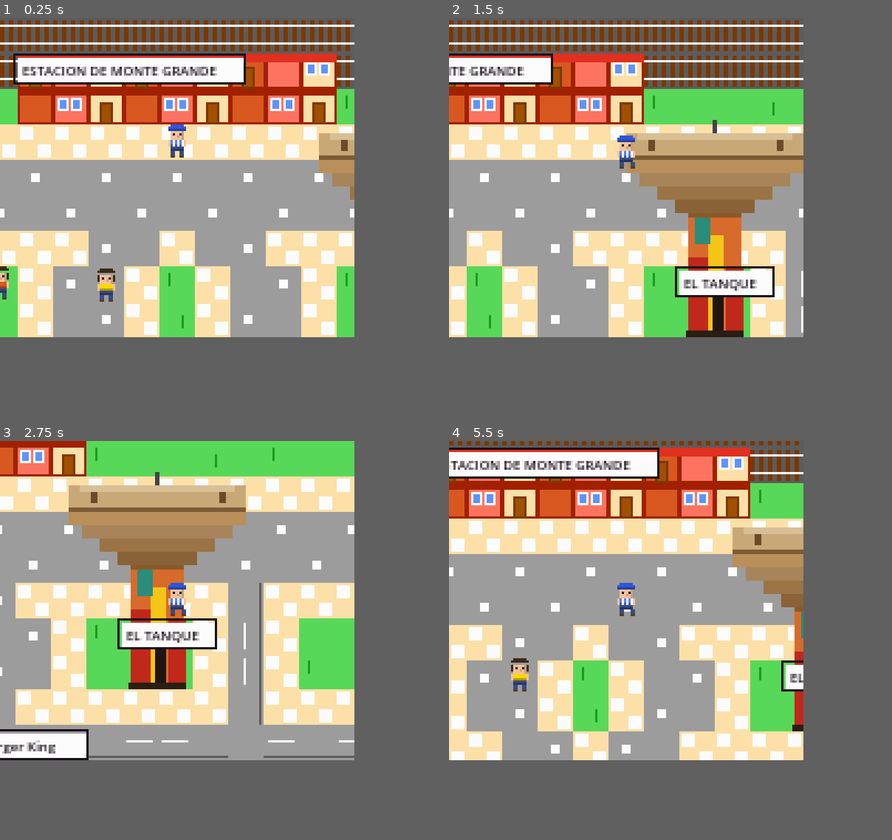
Above: before the commit, frames 1-4 (two rows, left to right).
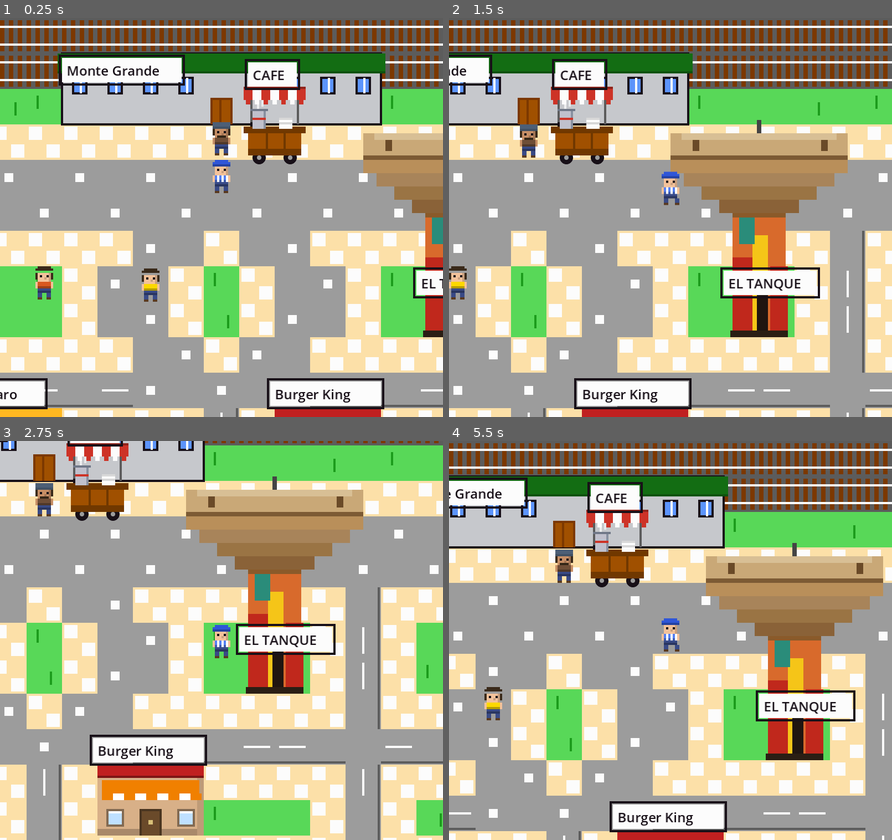
Above: after the commit, the same moments.

Repository: katastudio/TinyMont
Game: Godot game, scene res://scenes/main.tscn
The game is run twice, just before and just after one commit, with the same random seed, the same clock (stepped at 60 frames per second) and the same inputs.
Inputs:
- Up to frame 1 (0.25 s): no input
- Up to frame 2 (1.5 s): tap Enter at 0.5, 1.35 s; hold Right (move_right) 0.53-1.28 s; tap Z (interact) at 0.6 s; tap Space at 0.77 s; hold Down (move_down) from 1.28 s (still down)
- Up to frame 3 (2.75 s): tap Space at 1.52 s; release Down (move_down) at 2.03 s; hold Right (move_right) from 2.03 s (still down); tap Z (interact) at 2.1 s
- Up to frame 4 (5.5 s): release Right (move_right) at 2.78 s; hold Up (move_up) 2.78-3.53 s; tap Enter at 2.85, 4.35 s; tap Space at 3.02, 3.77, 4.52 s; hold Left (move_left) 3.53-5.03 s; tap Z (interact) at 3.6, 5.1 s; hold Down (move_down) from 5.03 s (still down)
The window is 640x576 before the commit and 800x720 after it. Grey fills any space a smaller window leaves; there, only what the larger window draws over its background counts as a difference.

The runs differ from the first frame. In frame 1, 60% of the frame differs, in the area x 0-100%, y 0-100%; in frame 2, 56%; in frame 3, 72%; in frame 4, 70%.

Commit message:
feat: Marcos y su puesto, estacion rediseñada, texto nitido y vista amplia
- Marcos (personaje 00, guia inicial) en la salida de la estacion, con
  su puesto de cafe procedural (nodo Puesto reutilizable)
- Cuadro de dialogo: tinta negra + clip_text (no se sale del marco) + mas alto
- Estacion: cartel "Monte Grande", paredes gris claro y techo verde oscuro
- Texto nitido: stretch canvas_items (sirve porque todo es draw_rect)
- Vista mas amplia: viewport base 160x144 -> 200x180
- gitignore: .atl/ (cache de tooling)

Diff:
--- a/project.godot
+++ b/project.godot
@@ -25,11 +25,11 @@
 
 [display]
 
-window/size/viewport_width=160
-window/size/viewport_height=144
+window/size/viewport_width=200
+window/size/viewport_height=180
 window/size/window_width_override=640
 window/size/window_height_override=576
-window/stretch/mode="viewport"
+window/stretch/mode="canvas_items"
 
 [input]
 
--- a/scenes/main.tscn
+++ b/scenes/main.tscn
@@ -1,9 +1,10 @@
-[gd_scene load_steps=6 format=4 uid="uid://cvrkcsywl7fg4"]
+[gd_scene load_steps=7 format=4 uid="uid://cvrkcsywl7fg4"]
 
 [ext_resource type="Script" uid="uid://dfoju8g262rgk" path="res://scripts/world/monte_grande.gd" id="1_0wfyh"]
 [ext_resource type="TileSet" uid="uid://33cj3uymneex" path="res://tilesets/monte_tiles.tres" id="2_sugp2"]
 [ext_resource type="PackedScene" uid="uid://byjkst3tfrc72" path="res://scenes/world/cartel.tscn" id="3_cartel"]
 [ext_resource type="PackedScene" path="res://scenes/world/lugar.tscn" id="5_tbgi4"]
+[ext_resource type="PackedScene" path="res://scenes/world/puesto.tscn" id="6_puesto"]
 [ext_resource type="PackedScene" uid="uid://dhhuuwvijdnxn" path="res://scenes/npc/npc.tscn" id="npc_src"]
 
 [node name="MonteGrande" type="Node2D"]
@@ -164,6 +165,33 @@
 misa a las 10 y 19."]
 camiseta = Color(0.988235, 0.988235, 0.988235, 1)
 
+[node name="Marcos" parent="." instance=ExtResource("npc_src")]
+position = Vector2(360, 56)
+npc_name = "Marcos"
+dialog_lines = ["¡Bienvenido, pibe!
+¿Recien bajas
+del tren?", "Soy Marcos. Vendo
+cafe aca desde
+2001, llueva o sol.", "El cafe se toma
+todo el año, igual
+que el mate.", "Monte Grande es
+barrio de los de
+verdad, pibe.", "Aca no sos vecino
+hasta que el barrio
+te conoce.", "Date una vuelta y
+conoce a la gente.
+Luego te pido un favor."]
+piel = Color(0.780392, 0.560784, 0.4, 1)
+pelo_color = Color(0.227451, 0.164706, 0.101961, 1)
+gorra = "beanie"
+gorra_color = Color(0.301961, 0.372549, 0.462745, 1)
+vello_facial = "mustache"
+camiseta = Color(0.435294, 0.305882, 0.215686, 1)
+
+[node name="PuestoMarcos" parent="." instance=ExtResource("6_puesto")]
+position = Vector2(368, 48)
+toldo = Color(0.803922, 0.2, 0.152941, 1)
+
 [node name="McDonalds" parent="." instance=ExtResource("5_tbgi4")]
 position = Vector2(560, 479)
 nombre = "McDonald's"
--- /dev/null
+++ b/scenes/world/puesto.tscn
@@ -0,0 +1,6 @@
+[gd_scene load_steps=2 format=3]
+
+[ext_resource type="Script" path="res://scripts/world/puesto.gd" id="1"]
+
+[node name="Puesto" type="Node2D"]
+script = ExtResource("1")
--- a/scripts/ui/dialog_box.gd
+++ b/scripts/ui/dialog_box.gd
@@ -41,7 +41,7 @@
 	frame.anchor_top = 1.0
 	frame.anchor_bottom = 1.0
 	frame.anchor_right = 1.0
-	frame.offset_top = -48.0
+	frame.offset_top = -52.0
 	frame.offset_left = 3.0
 	frame.offset_right = -3.0
 	frame.offset_bottom = -3.0
@@ -65,20 +65,30 @@
 	inner.add_theme_stylebox_override("panel", istyle)
 	frame.add_child(inner)
 
-	# Cuerpo de texto (tinta marrón sobre pergamino)
+	# Cuerpo de texto: tinta negra sobre pergamino (contraste alto = legible).
+	# Rellena TODO el interior y recorta (clip_text) para no salirse nunca del marco.
 	text_label = Label.new()
-	text_label.position = Vector2(5, 7)
-	text_label.size = Vector2(146, 34)
-	text_label.add_theme_color_override("font_color", Pal.BRICK_DK)
-	text_label.add_theme_font_size_override("font_size", 7)
+	text_label.set_anchors_preset(Control.PRESET_FULL_RECT)
+	text_label.offset_left = 4.0
+	text_label.offset_top = 3.0
+	text_label.offset_right = -4.0
+	text_label.offset_bottom = -3.0
+	text_label.add_theme_color_override("font_color", Pal.BLACK)
+	text_label.add_theme_font_size_override("font_size", 8)
+	text_label.add_theme_constant_override("line_spacing", 0)
 	text_label.autowrap_mode = TextServer.AUTOWRAP_WORD_SMART
+	text_label.clip_text = true
 	inner.add_child(text_label)
 
-	# Indicador de avance (parpadea)
+	# Indicador de avance (parpadea), anclado abajo a la derecha del interior
 	indicator = Label.new()
-	indicator.position = Vector2(140, 30)
+	indicator.set_anchors_preset(Control.PRESET_BOTTOM_RIGHT)
+	indicator.offset_left = -12.0
+	indicator.offset_top = -13.0
+	indicator.offset_right = -1.0
+	indicator.offset_bottom = -1.0
 	indicator.text = "▼"
-	indicator.add_theme_color_override("font_color", Pal.BRICK_DK)
+	indicator.add_theme_color_override("font_color", Pal.BLACK)
 	indicator.add_theme_font_size_override("font_size", 7)
 	indicator.visible = false
 	inner.add_child(indicator)
@@ -87,8 +97,8 @@
 	name_plate = Panel.new()
 	name_plate.anchor_top = 1.0
 	name_plate.anchor_bottom = 1.0
-	name_plate.offset_top = -59.0
-	name_plate.offset_bottom = -47.0
+	name_plate.offset_top = -63.0
+	name_plate.offset_bottom = -51.0
 	name_plate.offset_left = 6.0
 	name_plate.offset_right = 60.0
 	root.add_child(name_plate)
--- a/scripts/world/monte_grande.gd
+++ b/scripts/world/monte_grande.gd
@@ -33,7 +33,7 @@
 	{name = "fuente",    tile = Tile.WATER,    btype = "",           bname = "",          color = Color("3cbcfc")},
 	{name = "monumento", tile = Tile.MONUMENT, btype = "",           bname = "",          color = Color("8888a0")},
 	{name = "banco",     tile = Tile.BENCH,    btype = "",           bname = "",          color = Color("a05000")},
-	{name = "estacion",  tile = Tile.BUILDING, btype = "station",    bname = "ESTACION DE MONTE GRANDE",  color = Color("e03020")},
+	{name = "estacion",  tile = Tile.BUILDING, btype = "station",    bname = "Monte Grande",  color = Color("fcfcfc")},
 	{name = "teatro",    tile = Tile.BUILDING, btype = "teatro",     bname = "TEATRO",    color = Color("fcd800")},
 	{name = "veneciana", tile = Tile.BUILDING, btype = "restaurant", bname = "VENECIANA", color = Color("d85820")},
 	{name = "mostaza",   tile = Tile.BUILDING, btype = "fastfood",   bname = "MOSTAZA",   color = Color("fc7460")},
@@ -277,7 +277,23 @@
 		var bh = info.h * T
 		match info.type:
 			"station":
-				draw_rect(Rect2(bx, by, bw, 4), Pal.RED)
+				# Estacion: paredes blancas + techo verde oscuro (tapa el ladrillo generico)
+				var green := Pal.GRASS_DK.darkened(0.3)
+				draw_rect(Rect2(bx, by, bw, bh), Color("c6c8cc"))                    # paredes gris claro
+				draw_rect(Rect2(bx, by, bw, bh), Pal.BLACK, false, 1.0)              # contorno
+				draw_rect(Rect2(bx - 2, by, bw + 4, 8), green)                       # techo con alero
+				draw_rect(Rect2(bx - 2, by + 8, bw + 4, 1), green.darkened(0.25))    # sombra del alero
+				var dcx: float = bx + bw / 2.0
+				draw_rect(Rect2(dcx - 5, by + bh - 12, 10, 12), Pal.WOOD_DK)         # puerta
+				draw_rect(Rect2(dcx - 4, by + bh - 11, 8, 11), Pal.WOOD)
+				draw_rect(Rect2(dcx - 1, by + bh - 11, 1, 11), Pal.WOOD_DK)          # doble hoja
+				for i in range(info.w):                                             # ventanas
+					var wcx: float = bx + i * T + T / 2.0
+					if absf(wcx - dcx) < 14:
+						continue
+					draw_rect(Rect2(wcx - 3, by + 11, 6, 7), Pal.SKY)
+					draw_rect(Rect2(wcx - 3, by + 11, 6, 7), Pal.BLACK, false, 1.0)
+					draw_rect(Rect2(wcx, by + 11, 1, 7), Pal.WHITE)                  # cruceta
 			"teatro":
 				draw_rect(Rect2(bx, by, bw, 4), Pal.YELLOW)
 			"restaurant":
--- /dev/null
+++ b/scripts/world/puesto.gd
@@ -0,0 +1,97 @@
+@tool
+extends Node2D
+## Puesto callejero (carrito de café), editable 100% en el editor.
+## Arrastralo al mapa; en el Inspector configurás el toldo, el cartel y el footprint.
+## Se dibuja alineado a la grilla y bloquea el paso (como Lugar).
+## Reutilizable: el de Marcos (estación) y el de Sandra (Plaza Mitre) son el mismo nodo.
+
+const T := 16
+
+@export var nombre: String = "CAFE":
+	set(v): nombre = v; queue_redraw()
+@export var ancho: int = 2:
+	set(v): ancho = max(1, v); queue_redraw()
+@export var alto: int = 1:
+	set(v): alto = max(1, v); queue_redraw()
+
+@export_group("Colores")
+@export var toldo: Color = Color("e03020"):
+	set(v): toldo = v; queue_redraw()
+@export var madera: Color = Color("a05000"):
+	set(v): madera = v; queue_redraw()
+
+
+# Offset para dibujar alineado a la grilla, sin importar dónde caiga el nodo.
+func _snap() -> Vector2:
+	return Vector2(floor(position.x / T) * T - position.x, floor(position.y / T) * T - position.y)
+
+
+func _draw() -> void:
+	var o := _snap()
+	var w := ancho * T
+	var cx := o.x + w / 2.0
+	var gy := o.y + alto * T            # línea de piso (base del carrito)
+	var madera_dk := madera.darkened(0.3)
+
+	# --- Ruedas ---
+	draw_circle(Vector2(cx - 7, gy - 1), 3.0, Pal.BLACK)
+	draw_circle(Vector2(cx + 7, gy - 1), 3.0, Pal.BLACK)
+	draw_circle(Vector2(cx - 7, gy - 1), 1.0, Pal.ROAD)
+	draw_circle(Vector2(cx + 7, gy - 1), 1.0, Pal.ROAD)
+
+	# --- Cuerpo del carrito (mostrador) ---
+	draw_rect(Rect2(cx - 12, gy - 13, 24, 11), madera)          # cuerpo
+	draw_rect(Rect2(cx - 12, gy - 5, 24, 3), madera_dk)         # sombra base
+	draw_rect(Rect2(cx - 4, gy - 13, 1, 11), madera_dk)         # tabla
+	draw_rect(Rect2(cx + 4, gy - 13, 1, 11), madera_dk)         # tabla
+	draw_rect(Rect2(cx - 14, gy - 15, 28, 3), madera_dk)        # tapa del mostrador
+
+	# --- Toldo a rayas sobre dos parantes ---
+	draw_rect(Rect2(cx - 11, gy - 30, 1, 14), Pal.ROAD_DK)      # parante izq
+	draw_rect(Rect2(cx + 10, gy - 30, 1, 14), Pal.ROAD_DK)      # parante der
+	var i := 0
+	while i < 28:
+		var col: Color = toldo if (i / 4) % 2 == 0 else Pal.WHITE
+		draw_rect(Rect2(cx - 14 + i, gy - 32, 4, 5), col)       # lona
+		draw_rect(Rect2(cx - 14 + i + 1, gy - 27, 2, 2), col)   # festón
+		i += 4
+	draw_rect(Rect2(cx - 14, gy - 33, 28, 1), toldo.darkened(0.3))
+
+	# --- Termo de café sobre el mostrador ---
+	draw_rect(Rect2(cx - 10, gy - 22, 6, 8), Color("c0c0cc"))   # cuerpo metal
+	draw_rect(Rect2(cx - 5, gy - 22, 1, 8), Color("8890a0"))    # brillo/sombra
+	draw_rect(Rect2(cx - 11, gy - 23, 8, 1), Color("707888"))   # tapa
+	draw_rect(Rect2(cx - 10, gy - 19, 6, 1), toldo)             # banda color
+	draw_rect(Rect2(cx - 11, gy - 17, 1, 2), Pal.BLACK)         # canilla
+	# vapor
+	draw_rect(Rect2(cx - 8, gy - 26, 1, 3), Color(1, 1, 1, 0.7))
+	draw_rect(Rect2(cx - 6, gy - 27, 1, 3), Color(1, 1, 1, 0.6))
+
+	# --- Pila de vasitos ---
+	draw_rect(Rect2(cx + 2, gy - 19, 6, 5), Pal.WHITE)
+	draw_rect(Rect2(cx + 2, gy - 19, 6, 1), Color("d8d8d8"))
+	draw_rect(Rect2(cx + 2, gy - 17, 6, 1), Color("d8d8d8"))
+
+	# --- Cartelito ---
+	_draw_nombre(cx, gy)
+
+
+func _draw_nombre(cx: float, gy: float) -> void:
+	if nombre.is_empty():
+		return
+	var font := ThemeDB.fallback_font
+	if font == null:
+		return
+	var tw := nombre.length() * 4 + 4
+	var px := cx - tw / 2.0
+	var py := gy - 36.0
+	draw_rect(Rect2(px - 2, py - 8, tw + 2, 11), Pal.WHITE)
+	draw_rect(Rect2(px - 3, py - 9, tw + 4, 13), Pal.BLACK, false, 1.0)
+	draw_string(font, Vector2(px, py), nombre, HORIZONTAL_ALIGNMENT_LEFT, -1, 6, Pal.BLACK)
+
+
+# El mundo (monte_grande) consulta esto para la colisión por grilla.
+func bloquea(tx: int, ty: int) -> bool:
+	var ox := int(floor(position.x / T))
+	var oy := int(floor(position.y / T))
+	return tx >= ox and tx < ox + ancho and ty >= oy and ty < oy + alto
Not shown, added: scripts/world/puesto.gd.uid
Not shown, changed: .gitignore
